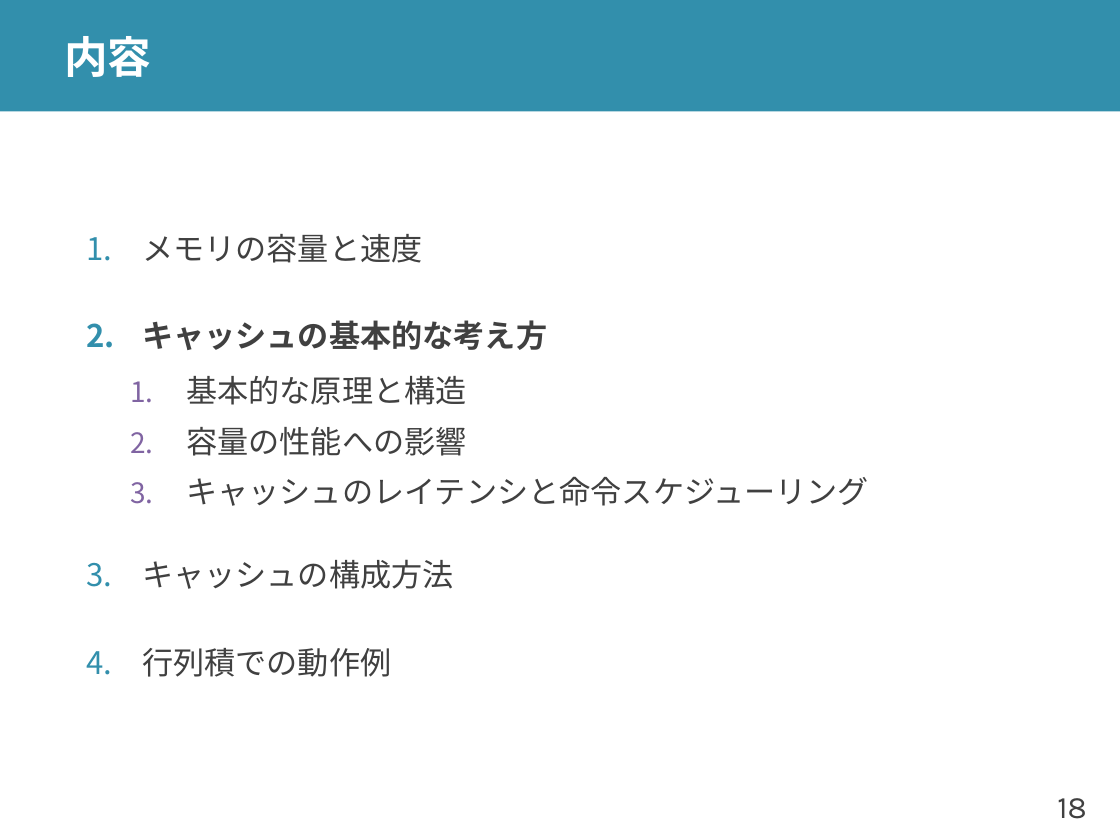
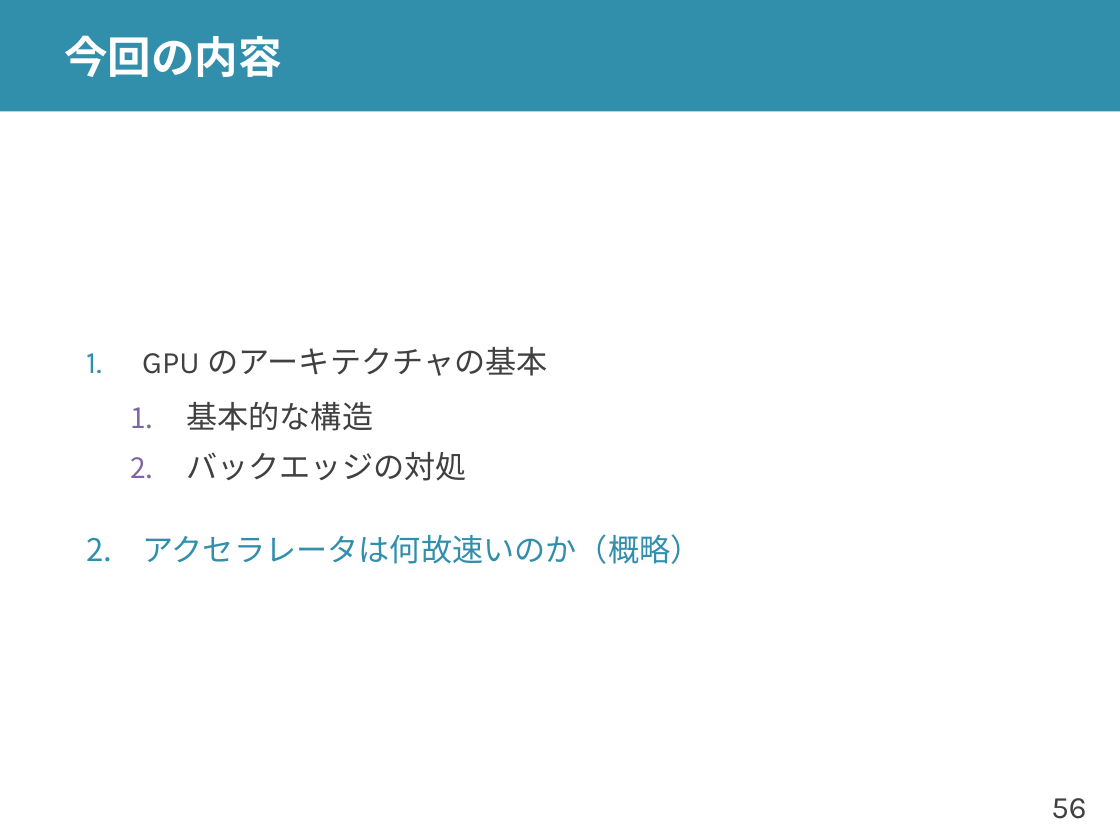
Before and after one commit to shioyadan/advanced-computer-organization, a slide deck: slide 56 of aco-shioya-12.pptx (slide 18 before the commit). Drawn at 1120x840 pixels with LibreOffice and Linux fonts; fonts in the diff are those of the drawing. Boxes give left, top, right and bottom in pixels: in the first picture for what was removed or moved away, otherwise in the second. Text is boxed around its words. In the diff, an @@ line names an element or a change of style, - is before the commit and + after.

```diff
--- a/aco-shioya-12.pptx
+++ b/aco-shioya-12.pptx
@@ title at (64,35,282,77): text changed @@
-内容
+今回の内容
@@ text at (142,347,701,564): text changed @@
-1. メモリの容量と速度
-2. キャッシュの基本的な考え方
-  1. 基本的な原理と構造
-  2. 容量の性能への影響
-  3. キャッシュのレイテンシと命令スケジューリング
-3. キャッシュの構成方法
-4. 行列積での動作例
+1. GPU のアーキテクチャの基本
+  1. 基本的な構造
+  2. バックエッジの対処
+2. アクセラレータは何故速いのか（概略）
@@ page number at (1051,798,1086,819): text changed @@
-18
+56
```
Also in this commit, not shown: 26 other slides changed, 43 slides added, 74 slides removed, 8 other files.
